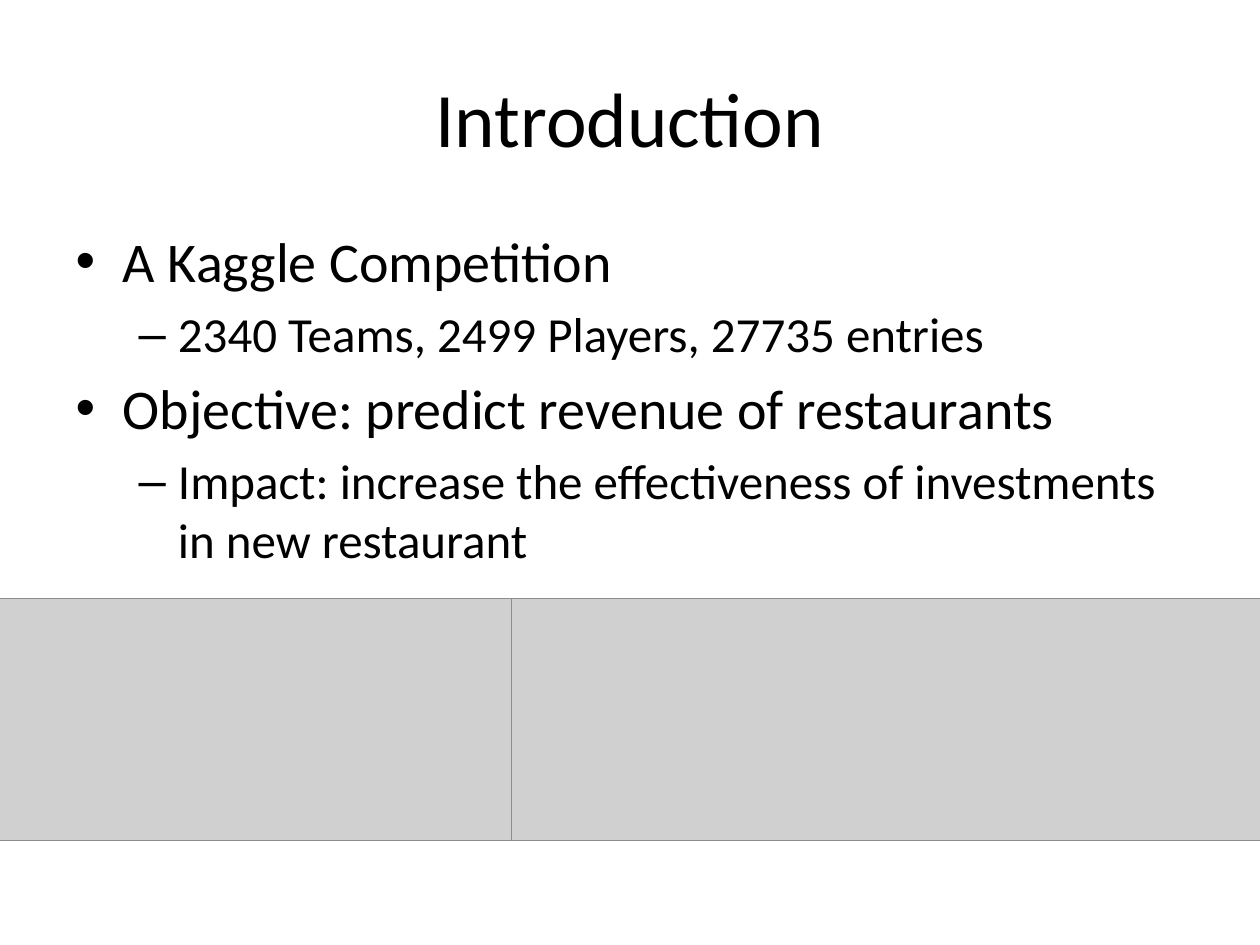
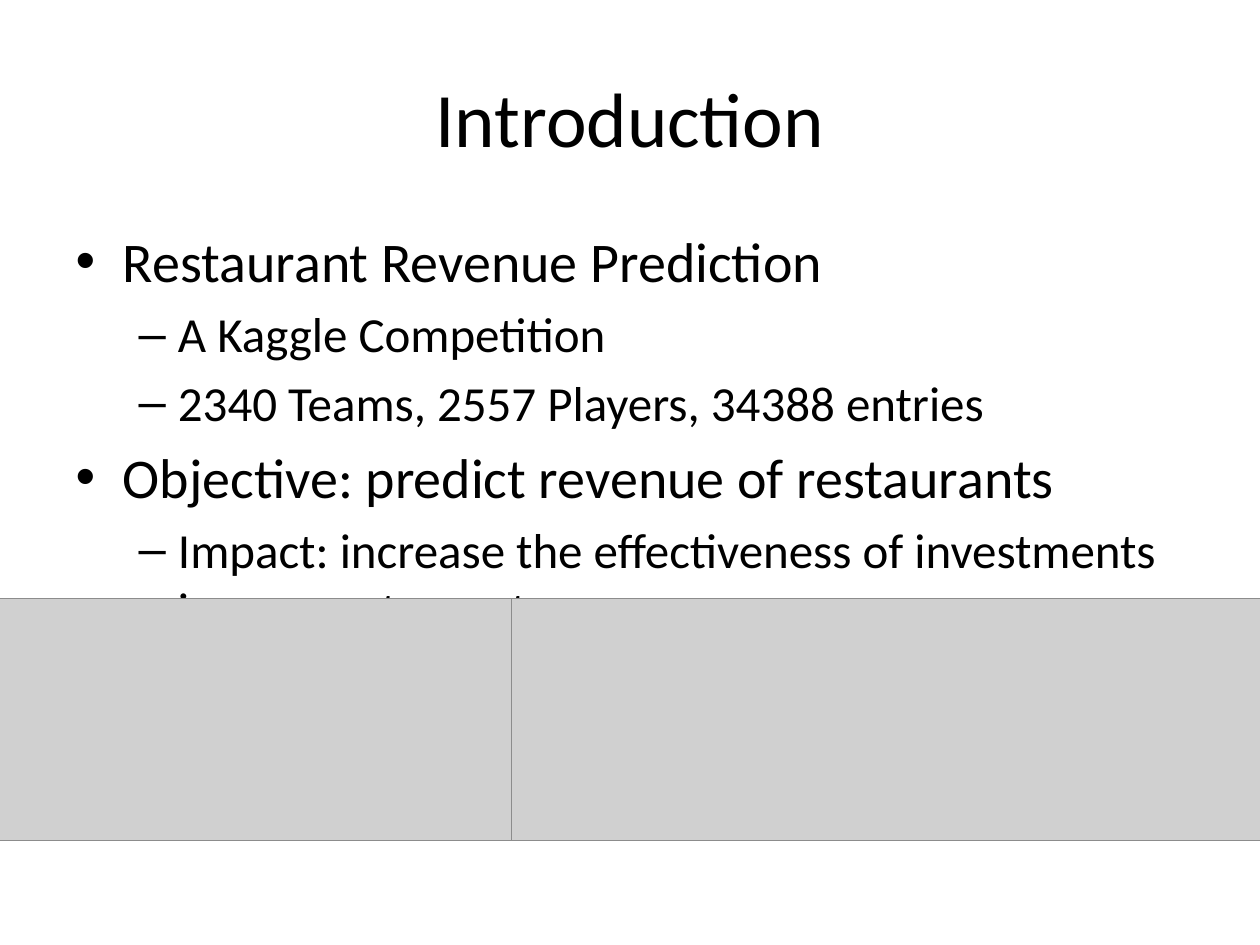
Before and after one commit to hxwang/revenue-prediction, a slide deck: slide 2 of doc/presentation/revenue-prediction.pptx. Drawn at 1260x945 pixels with LibreOffice and Linux fonts; fonts in the diff are those of the drawing; grey boxes stand for pictures. Boxes give left, top, right and bottom in pixels: in the first picture for what was removed or moved away, otherwise in the second. Text is boxed around its words. In the diff, an @@ line names an element or a change of style, - is before the commit and + after.

```diff
--- a/doc/presentation/revenue-prediction.pptx
+++ b/doc/presentation/revenue-prediction.pptx
@@ text at box(123, 243, 822, 283): paragraph added @@
+• Restaurant Revenue Prediction
@@ text at box(178, 318, 606, 361): size 32 to 28 pt in "A Kaggle Competition"; bullet • to –; list level 1 to 2 in "A Kaggle Competition" @@
@@ text at box(178, 387, 984, 429): text changed @@
-  – 2340 Teams, 2499 Players, 27735 entries
+  – 2340 Teams, 2557 Players, 34388 entries
```
Also in this commit, not shown: 8 other slides changed, 1 slide added, 5 other files.
